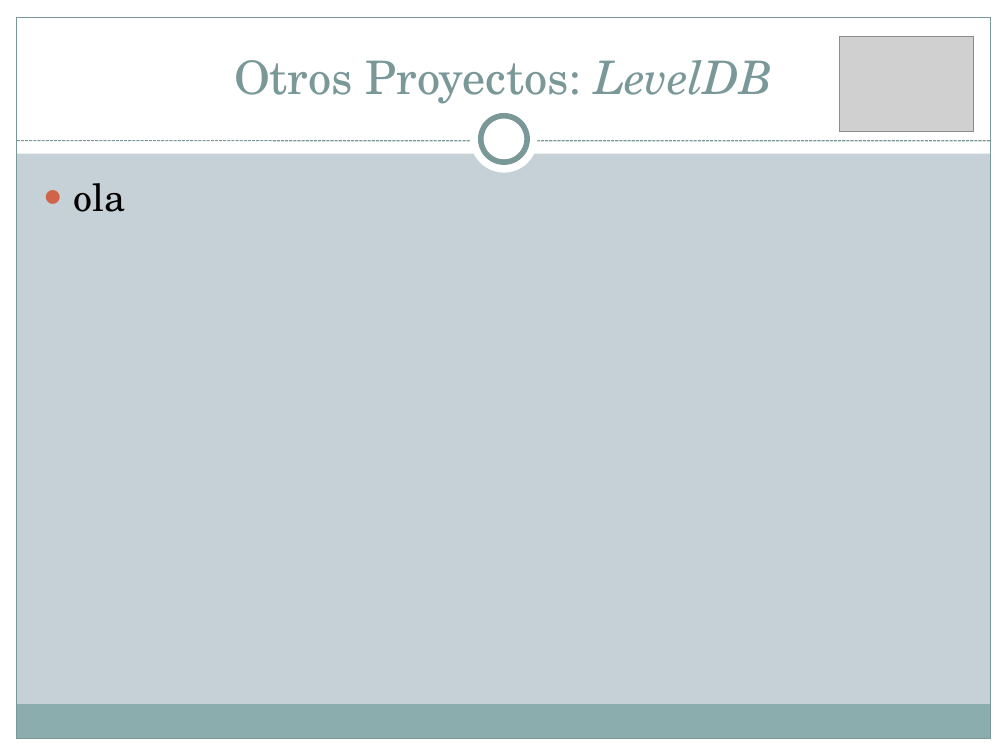
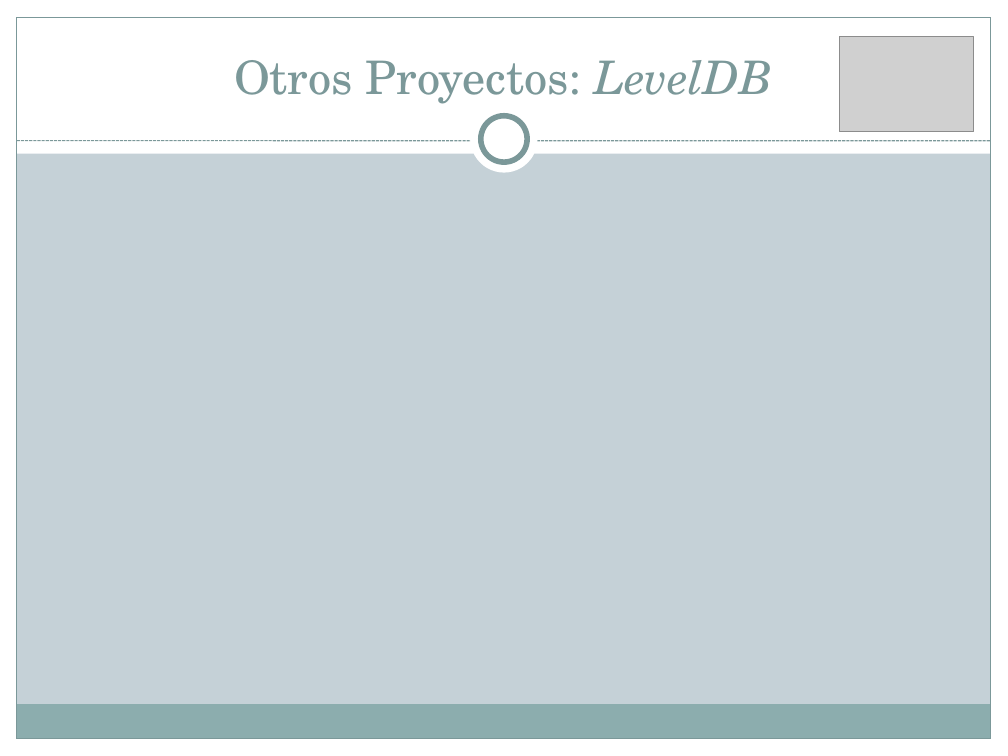
Before and after one commit to Transistores-de-silicio/Trabajo-MABD, a slide deck: slide 22 of BigTable - copia para Carlitos.pptx (slide 20 before the commit). Drawn at 1008x756 pixels with LibreOffice and Linux fonts; fonts in the diff are those of the drawing; grey boxes stand for pictures. Boxes give left, top, right and bottom in pixels: in the first picture for what was removed or moved away, otherwise in the second. Text is boxed around its words. In the diff, an @@ line names an element or a change of style, - is before the commit and + after.

```diff
--- a/BigTable - copia para Carlitos.pptx
+++ b/BigTable - copia para Carlitos.pptx
@@ text removed at <box>73,183,125,212</box> @@
-● ola
```
Also in this commit, not shown: 12 other slides changed, 12 slides added, 1 other file.
